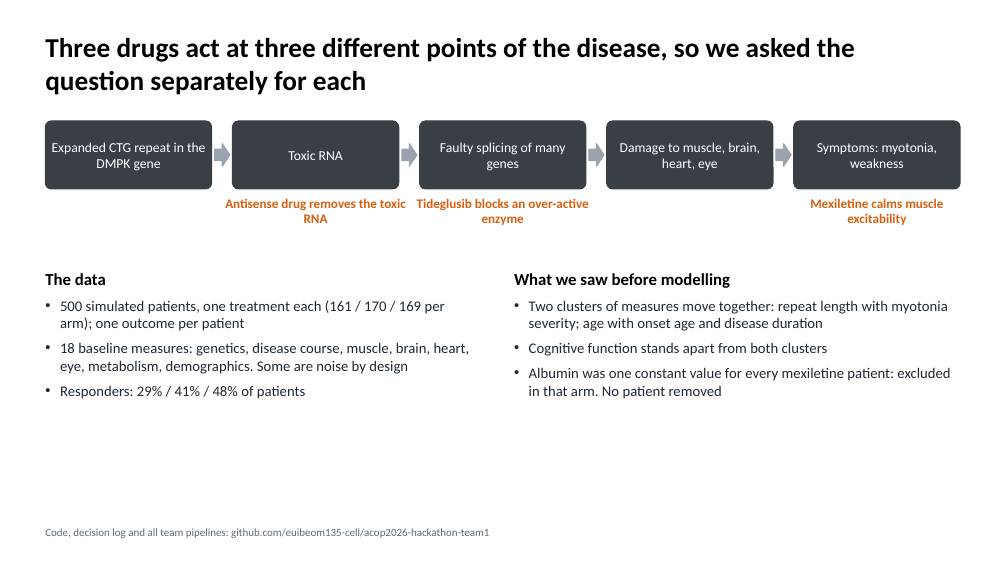
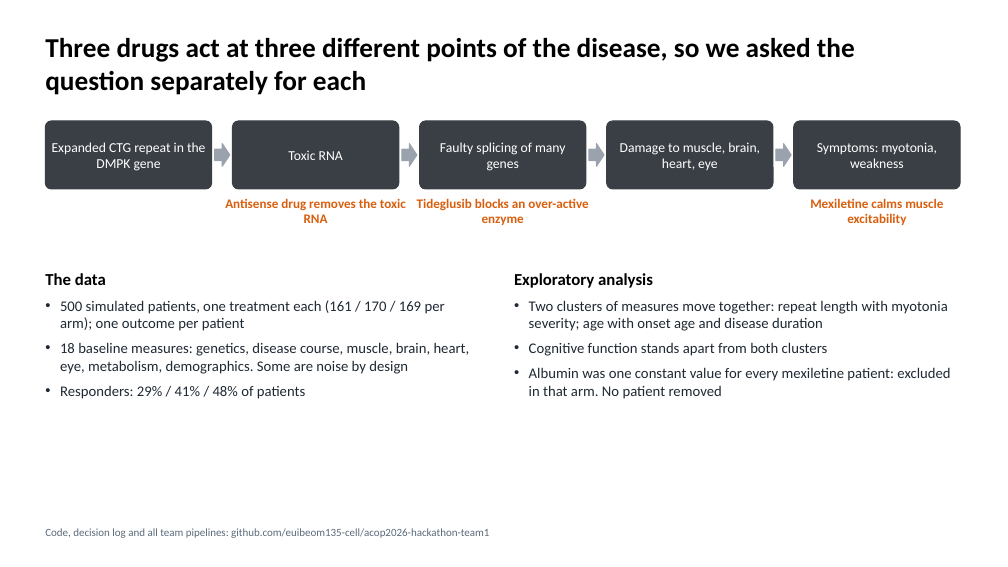
Before and after one commit to euibeom135-cell/acop2026-hackathon-team1, a slide deck: slide 2 of slides/Team1_DM1_slides.pptx. Drawn at 1008x567 pixels with LibreOffice and Linux fonts; fonts in the diff are those of the drawing. Boxes give left, top, right and bottom in pixels: in the first picture for what was removed or moved away, otherwise in the second. Text is boxed around its words. In the diff, an @@ line names an element or a change of style, - is before the commit and + after.

```diff
--- a/slides/Team1_DM1_slides.pptx
+++ b/slides/Team1_DM1_slides.pptx
@@ text at box(514, 273, 653, 288): text changed @@
-What we saw before modelling
+Exploratory analysis
```
Also in this commit, not shown: 6 other slides changed.
